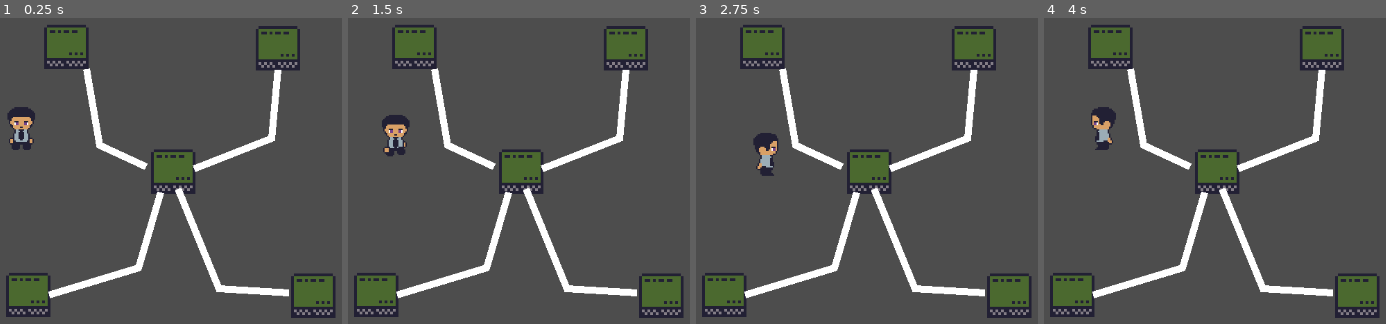
Above: before the commit, frames 1-4 (left to right).
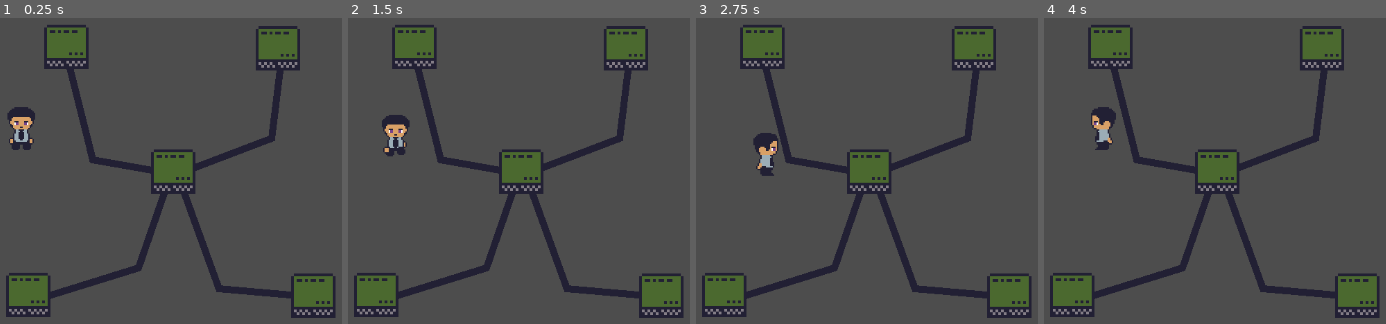
Above: after the commit, the same moments.

Repository: IsaelGabriel/lgj-2023
Game: Godot game, scene res://scenes/test_scene.tscn
Two runs of this game, one before a commit and one after it. Both use one fixed random seed, a clock stepped at 60 frames per second and the inputs below. The project has no main scene, so this scene is started directly.
Inputs:
- Up to frame 1 (0.25 s): no input
- Up to frame 2 (1.5 s): tap Enter at 0.5 s; hold Right (p1_right) 0.53-1.28 s; tap Space (p1_use) at 0.6, 1.35 s; hold Down (p1_down) from 1.28 s (still down)
- Up to frame 3 (2.75 s): release Down (p1_down) at 2.03 s; hold Right (p1_right) from 2.03 s (still down); tap Space (p1_use) at 2.1 s
- Up to frame 4 (4 s): tap Space (p1_use) at 2.75, 2.85, 3.6 s; release Right (p1_right) at 2.78 s; hold Up (p1_up) 2.78-3.53 s; hold Left (p1_left) from 3.53 s (still down)

The runs differ from the first frame. In frame 1, 5.9% of the frame differs, in the area x 14-86%, y 16-92%; in frame 2, 5.9%; in frame 3, 5.9%; in frame 4, 5.9%.

Commit message:
fixed line visuals

Diff:
--- a/scenes/test_scene.tscn
+++ b/scenes/test_scene.tscn
@@ -28,13 +28,21 @@
 position = Vector2(325, 98)
 
 [node name="Line2D" type="Line2D" parent="Network"]
-points = PackedVector2Array(354, 130, 373, 240, 440, 271)
+z_index = -1
+points = PackedVector2Array(327, 116, 363, 261, 471, 280)
+default_color = Color(0.132813, 0.125, 0.203125, 1)
 
 [node name="Line2D4" type="Line2D" parent="Network"]
-points = PackedVector2Array(630, 131, 621, 230, 509, 274)
+z_index = -1
+points = PackedVector2Array(635, 116, 621, 230, 495, 278)
+default_color = Color(0.132813, 0.125, 0.203125, 1)
 
 [node name="Line2D3" type="Line2D" parent="Network"]
-points = PackedVector2Array(300, 456, 429, 417, 461, 308)
+z_index = -1
+points = PackedVector2Array(281, 463, 429, 417, 472, 292)
+default_color = Color(0.132813, 0.125, 0.203125, 1)
 
 [node name="Line2D2" type="Line2D" parent="Network"]
-points = PackedVector2Array(646, 453, 545, 447, 486, 303)
+z_index = -1
+points = PackedVector2Array(693, 460, 545, 447, 486, 284)
+default_color = Color(0.132813, 0.125, 0.203125, 1)
